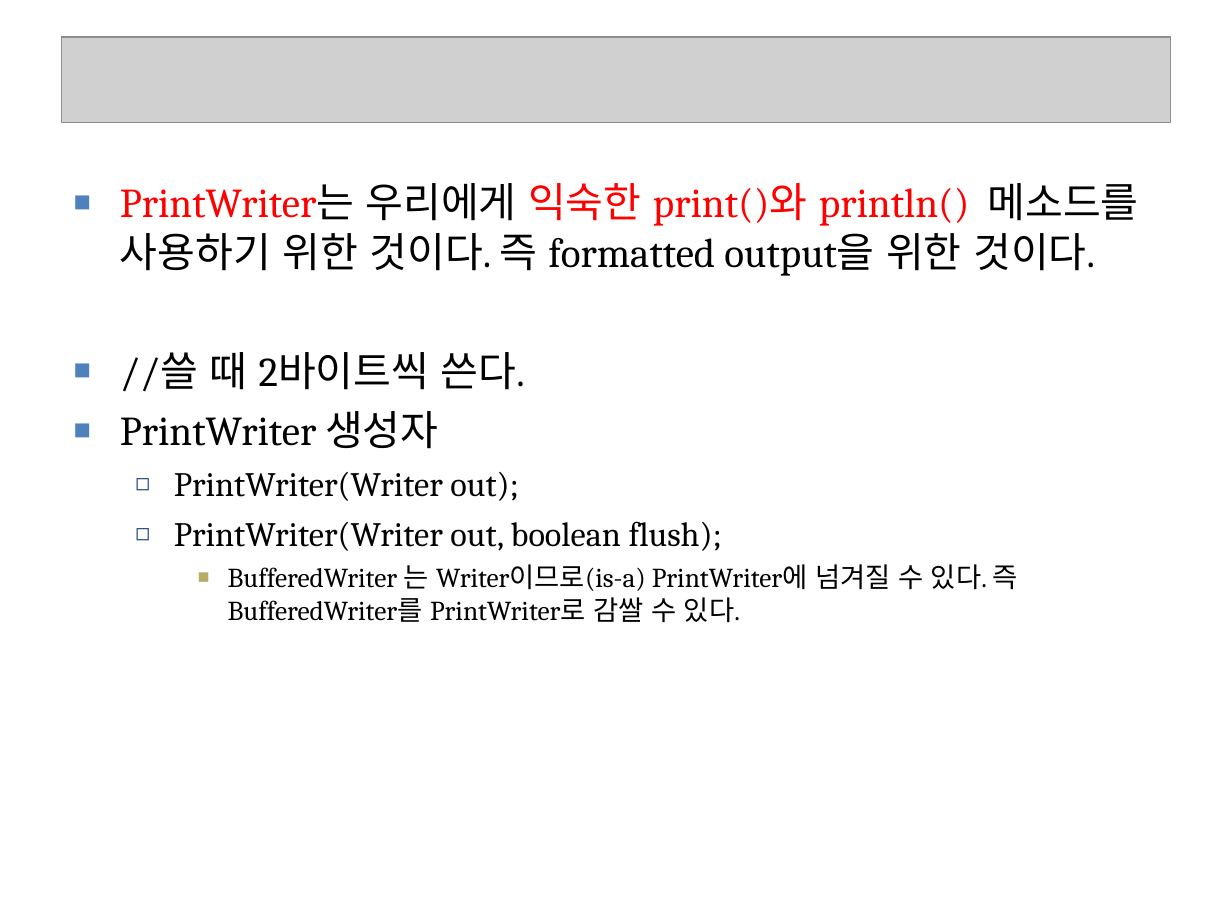
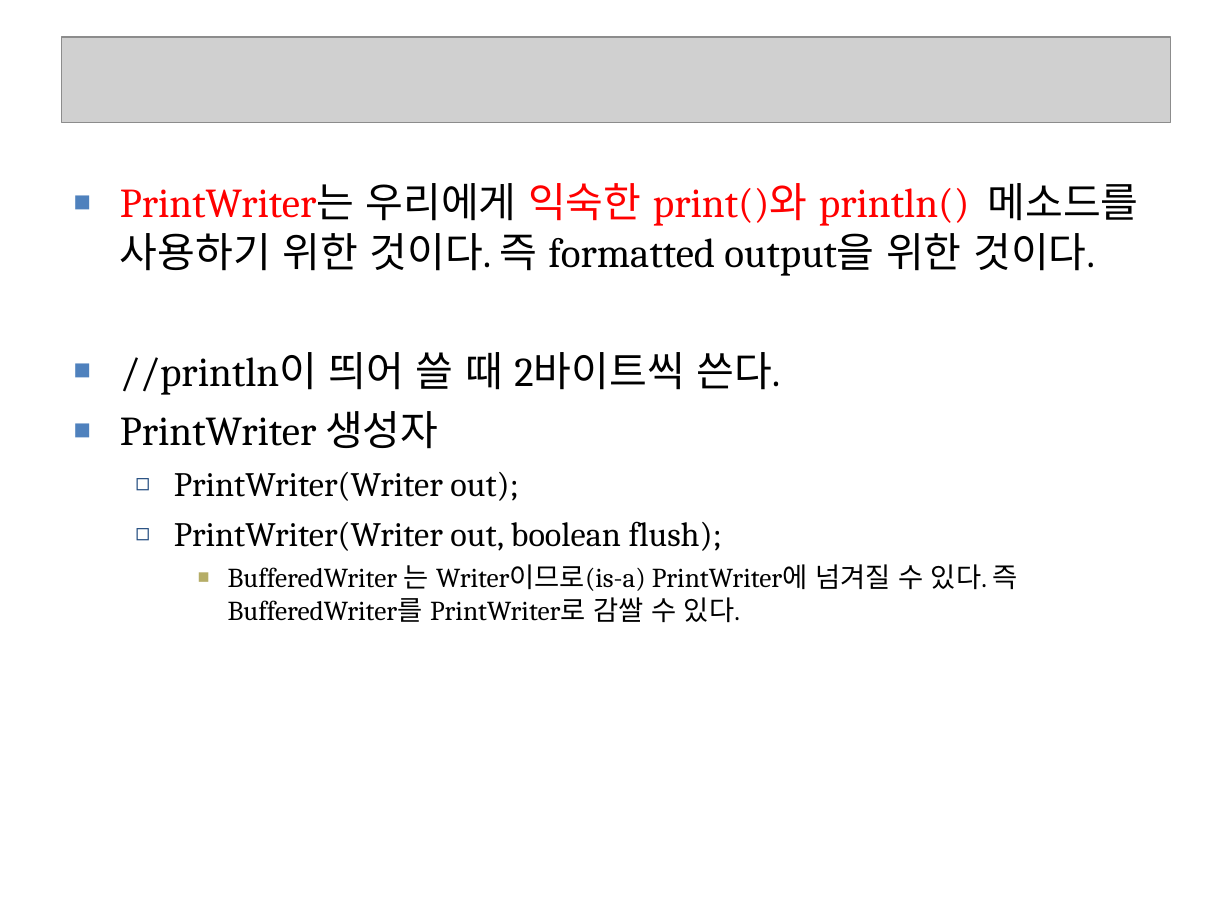
Before and after one commit to seleuchel/javaNetwork, a slide deck: slide 25 of ppt/528_chap02Streams4CharacterByteArray.ppt. Drawn at 1232x924 pixels with LibreOffice and Linux fonts; fonts in the diff are those of the drawing; grey boxes stand for pictures; background and template pictures are left out. Boxes give left, top, right and bottom in pixels: in the first picture for what was removed or moved away, otherwise in the second. Text is boxed around its words. In the diff, an @@ line names an element or a change of style, - is before the commit and + after.

```diff
--- a/ppt/528_chap02Streams4CharacterByteArray.ppt
+++ b/ppt/528_chap02Streams4CharacterByteArray.ppt
@@ text at <box>120,352,780,395</box>: text changed @@
-■ //쓸 때 2바이트씩 쓴다.
+■ //println이 띄어 쓸 때 2바이트씩 쓴다.
```
Also in this commit, not shown: 24 other slides changed, 3 slides added, 2 slides removed, 7 other files.
